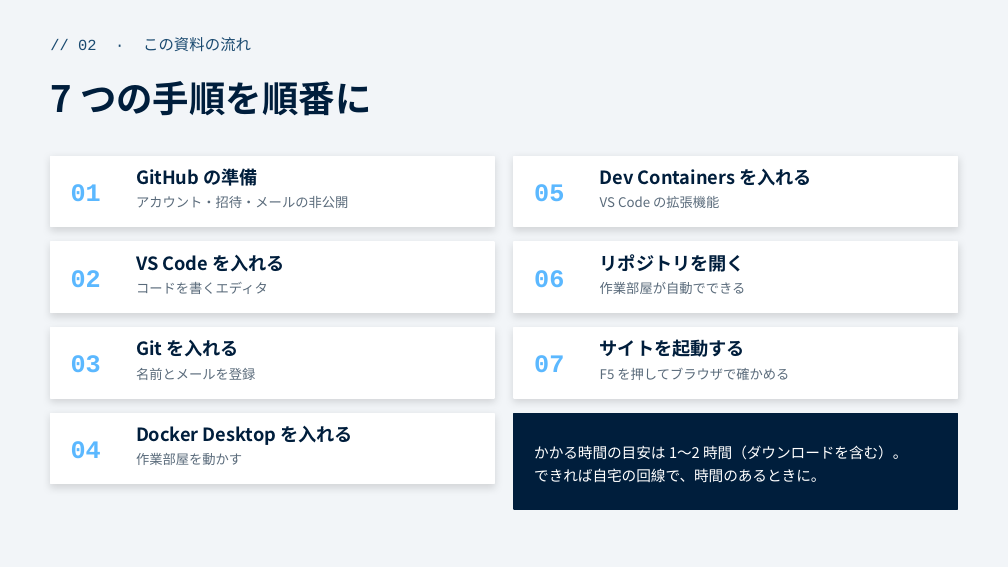
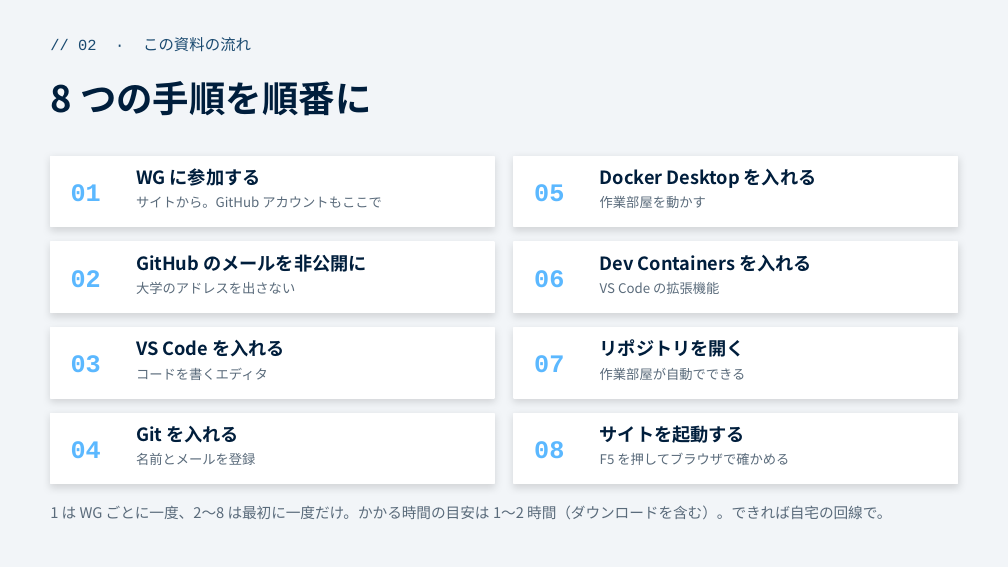
Before and after one commit to funITclub/homepage, a slide deck: slide 2 of docs/WG立ち上げガイド/02_パソコンの準備.pptx. Drawn at 1008x567 pixels with LibreOffice and Linux fonts; fonts in the diff are those of the drawing. Boxes give left, top, right and bottom in pixels: in the first picture for what was removed or moved away, otherwise in the second. Text is boxed around its words. In the diff, an @@ line names an element or a change of style, - is before the commit and + after.

```diff
--- a/docs/WG立ち上げガイド/02_パソコンの準備.pptx
+++ b/docs/WG立ち上げガイド/02_パソコンの準備.pptx
@@ text at [50,81,371,116]: text changed @@
-7 つの手順を順番に
+8 つの手順を順番に
@@ text at [136,168,261,186]: text changed @@
-GitHub の準備
+WG に参加する
@@ text at [600,169,817,188]: text changed @@
-Dev Containers を入れる
+Docker Desktop を入れる
@@ text at [136,196,381,208]: text changed @@
-アカウント・招待・メールの非公開
+サイトから。GitHub アカウントもここで
@@ text at [600,196,706,208]: text changed @@
-VS Code の拡張機能
+作業部屋を動かす
@@ text at [136,254,366,272]: text changed @@
-VS Code を入れる
+GitHub のメールを非公開に
@@ text at [600,255,812,272]: text changed @@
-リポジトリを開く
+Dev Containers を入れる
@@ text at [136,282,295,294]: text changed @@
-コードを書くエディタ
+大学のアドレスを出さない
@@ text at [600,282,719,294]: text changed @@
-作業部屋が自動でできる
+VS Code の拡張機能
@@ text at [136,340,285,357]: text changed @@
-Git を入れる
+VS Code を入れる
@@ text at [600,339,745,357]: text changed @@
-サイトを起動する
+リポジトリを開く
@@ text at [136,368,268,380]: text changed @@
-名前とメールを登録
+コードを書くエディタ
@@ text at [600,368,746,380]: text changed @@
-F5 を押してブラウザで確かめる
+作業部屋が自動でできる
@@ rectangle: place and size @@
-rectangle at [514,413,958,509]
+rectangle at [514,413,958,484]
@@ rectangle at [514,413,958,484]: fill #001E3C to #FFFFFF; outline #001E3C 1 pt to #FFFFFF 1 pt; shadow on @@
@@ text at [136,426,239,443]: text changed @@
-Docker Desktop を入れる
+Git を入れる
@@ text added at [534,441,564,458], 18 pt, text #5BB8FF, bold @@
+08
@@ text added at [600,425,745,443], 13 pt, text #001E3C, bold @@
+サイトを起動する
@@ text at [136,453,255,465]: text changed @@
-作業部屋を動かす
+名前とメールを登録
@@ text added at [600,453,789,465], 9.5 pt, text #5A6B7B @@
+F5 を押してブラウザで確かめる
@@ text at [50,505,891,519]: text changed; text colour #FFFFFF to #5A6B7B @@
-かかる時間の目安は 1〜2 時間（ダウンロードを含む）。
-できれば自宅の回線で、時間のあるときに。
+1 は WG ごとに一度、2〜8 は最初に一度だけ。かかる時間の目安は 1〜2 時間（ダウンロードを含む）。できれば自宅の回線で。
@@ text "1 は WG ごとに一度、2〜8 は最初に一度だけ。かかる時間の目安は ..." at [50,505,891,519]: vertical alignment middle to top @@
```
Also in this commit, not shown: 9 other slides changed, 1 slide added, 4 other files.
